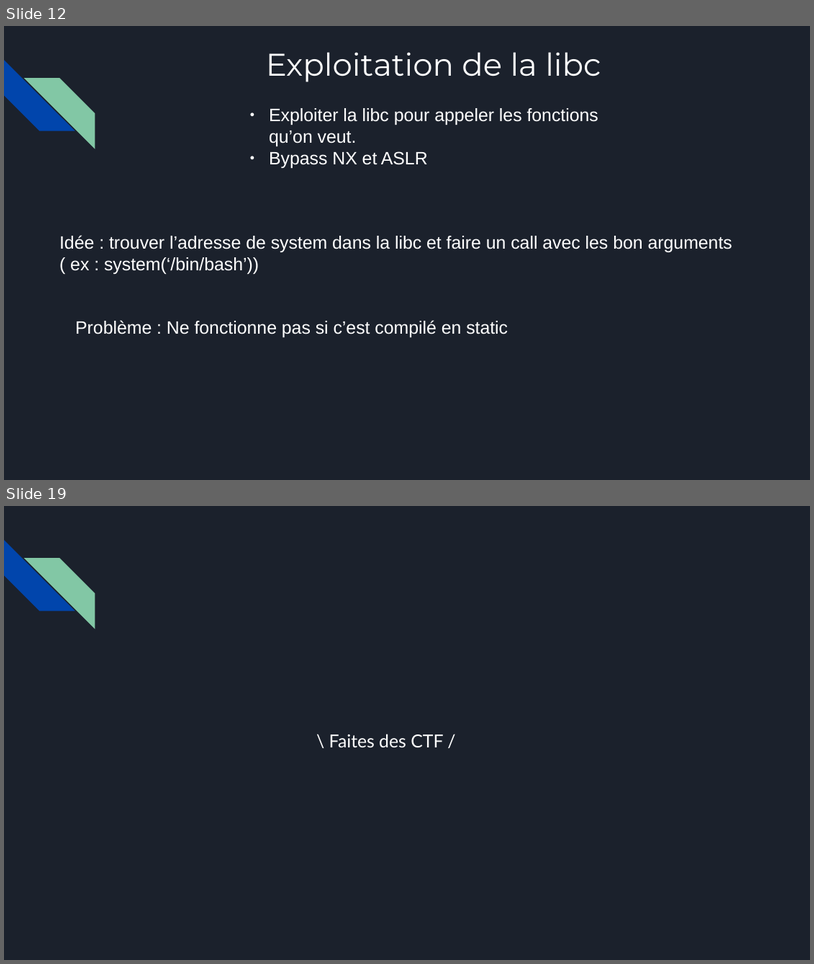
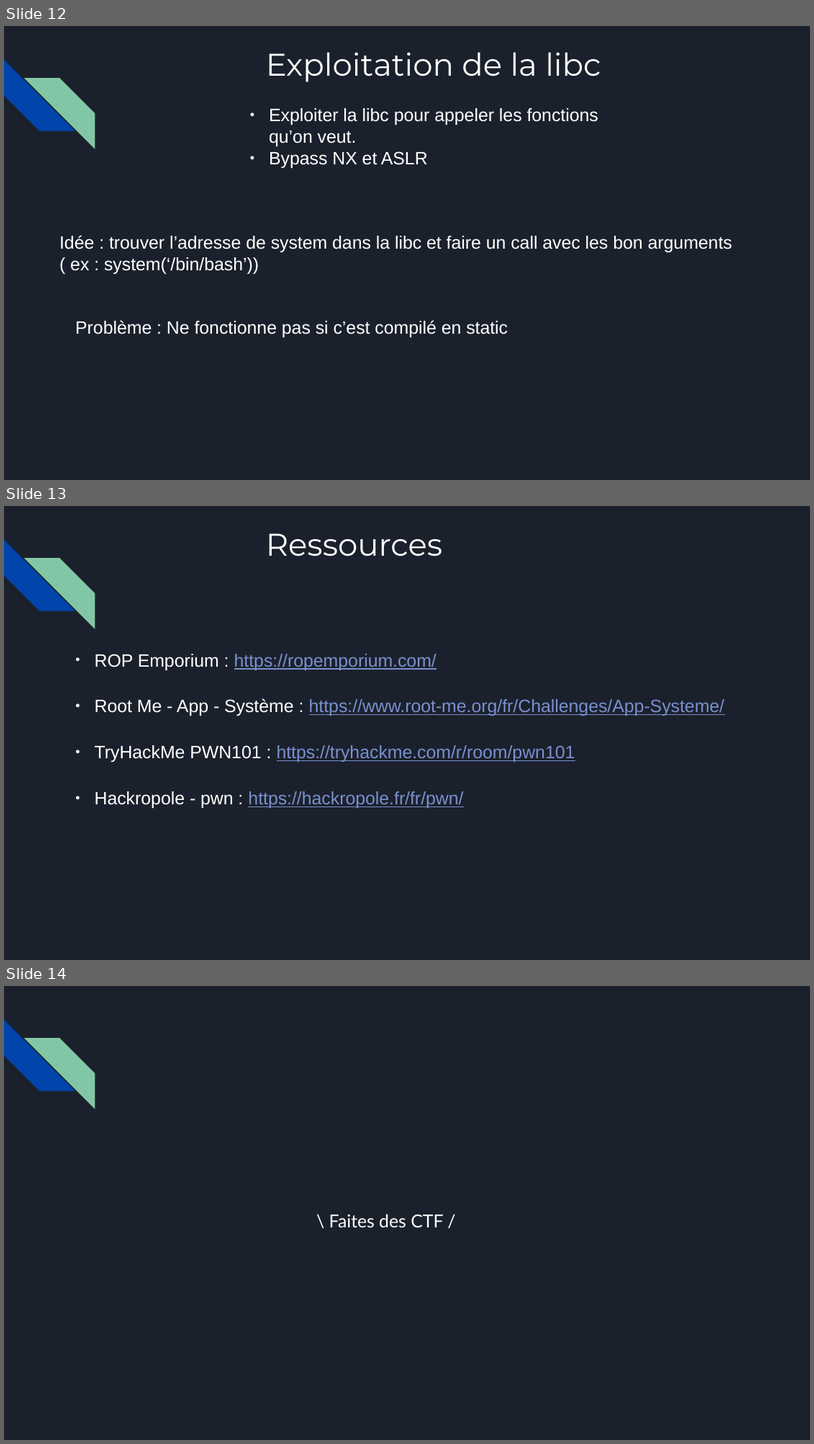
Before and after one commit to azazhe1/Workshop_pwn, a slide deck: Binary_Exploit.pptx. Shown one above the other, each under a label of ours: slides 12 and 19 before the commit, slides 12, 13 and 14 after it; the slides between them are not shown. The pictures are 814x964 and 814x1444 pixels, drawn with LibreOffice and Linux fonts; fonts in the diff are those of the drawing. Boxes give left, top, right and bottom in pixels: in the first picture for what was removed or moved away, otherwise in the second. Text is boxed around its words. In the diff, an @@ line names an element or a change of style, - is before the commit and + after.

```diff
--- a/Binary_Exploit.pptx
+++ b/Binary_Exploit.pptx
@@ slide 13 added at [4, 506, 810, 960], background #1B212C; not listed: 2 template elements that a slide beside it also shows @@
@@ text added at [266, 533, 442, 556], 28 pt, text #FFFFFF @@
+Ressources
@@ text added at [95, 654, 725, 808], 16 pt, text #7890CD, underline @@
+● ROP Emporium : https://ropemporium.com/
+● Root Me - App - Système : https://www.root-me.org/fr/Challenges/App-Systeme/
+● TryHackMe PWN101 : https://tryhackme.com/r/room/pwn101
+● Hackropole - pwn : https://hackropole.fr/fr/pwn/
@@ what was slide 19 is now slide 14 @@
```
Also in this commit, not shown: 6 slides removed.
